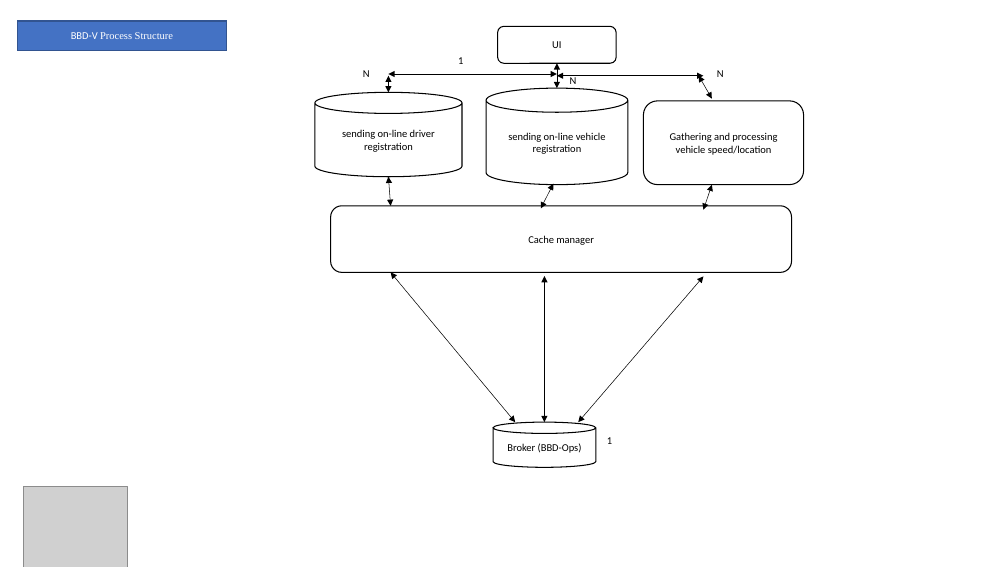
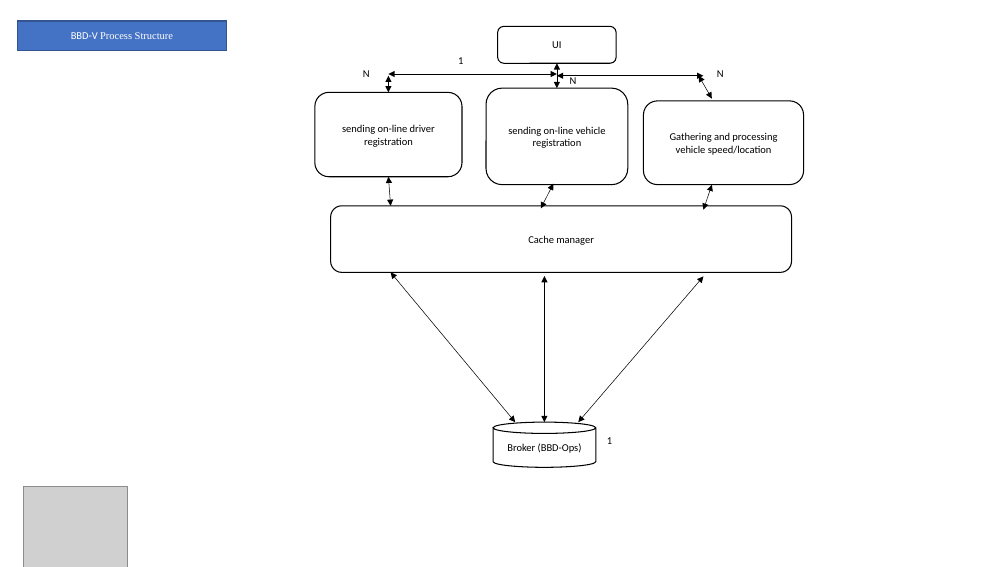
Before and after one commit to st970703/Software_Architecture_Report, a slide deck: slide 6 of Big Brother Driver Diagrams.pptx. Drawn at 1008x567 pixels with LibreOffice and Linux fonts; fonts in the diff are those of the drawing; grey boxes stand for pictures. Boxes give left, top, right and bottom in pixels: in the first picture for what was removed or moved away, otherwise in the second. Text is boxed around its words. In the diff, an @@ line names an element or a change of style, - is before the commit and + after.

```diff
--- a/Big Brother Driver Diagrams.pptx
+++ b/Big Brother Driver Diagrams.pptx
@@ rounded rectangle "sending on-line vehicle registration" at box(486, 88, 628, 185): cylinder to rounded rectangle @@
@@ rounded rectangle "sending on-line driver registration" at box(315, 92, 462, 177): cylinder to rounded rectangle @@
```
Also in this commit, not shown: 2 other slides changed, 1 other file.
